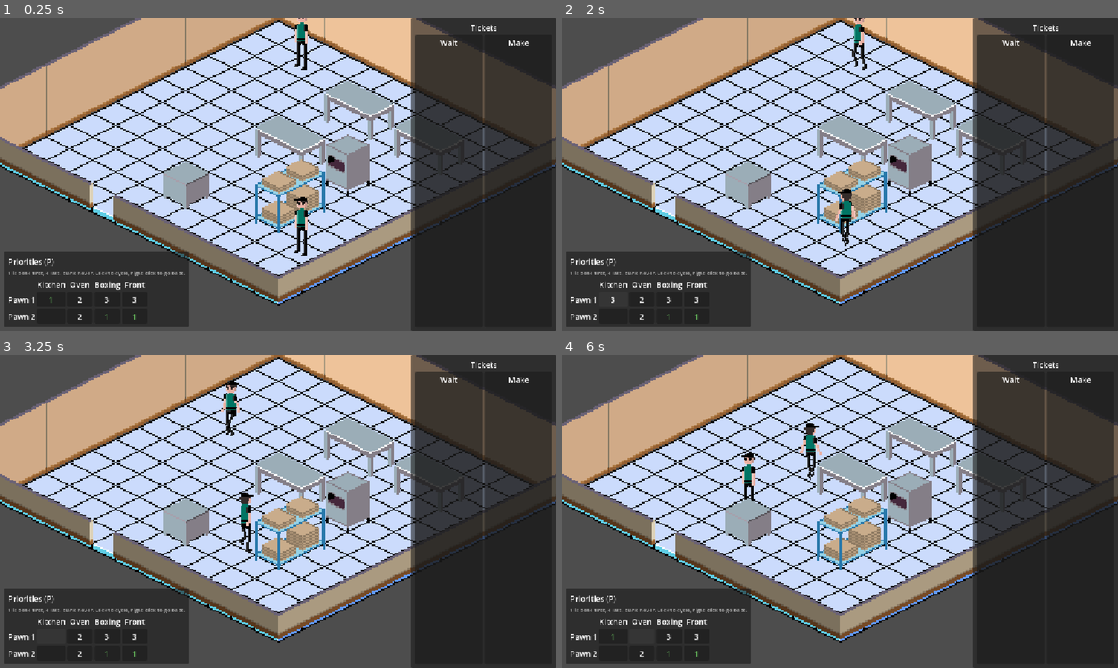
Above: before the commit, frames 1-4 (two rows, left to right).
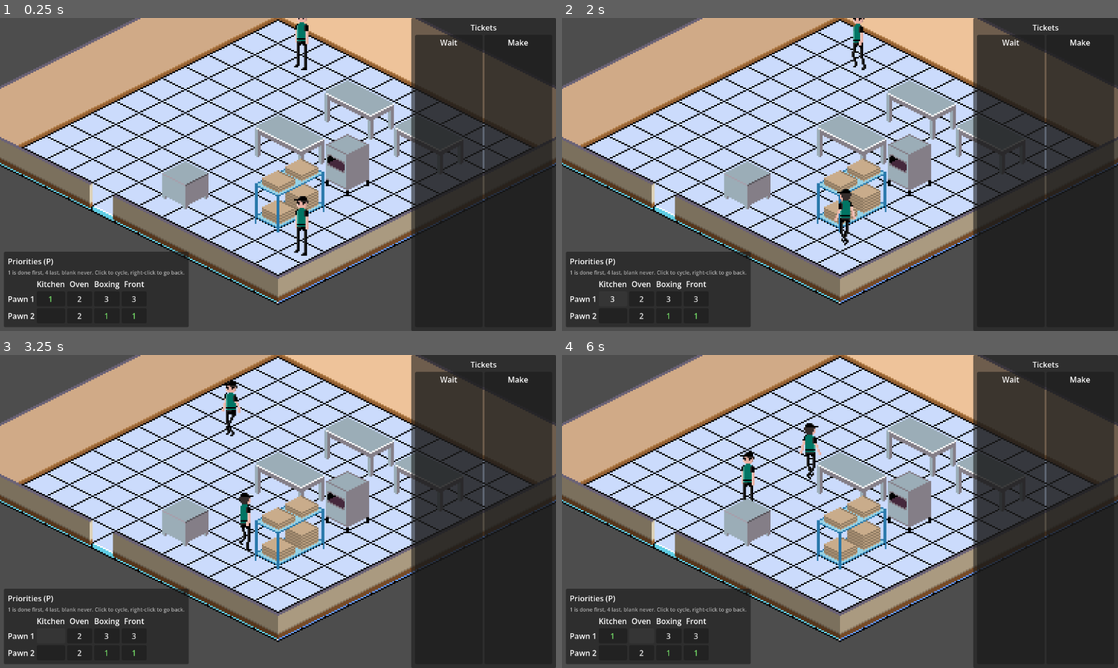
Above: after the commit, the same moments.

Repository: Evil-As-Shit/P-Za
Game: Godot game, scene res://scenes/world/world.tscn
Two runs of this game, one before a commit and one after it. Both use one fixed random seed, a clock stepped at 60 frames per second and the inputs below.
Inputs (mouse positions are in pixels of both pictures, inside the frame that each line leads up to):
- Up to frame 1 (0.25 s): no input
- Up to frame 2 (2 s): click "1" at 0.5 s; click "2" at 1.25 s
- Up to frame 3 (3.25 s): click "3" at 2 s; click "4" at 2.75 s
- Up to frame 4 (6 s): click (612, 636) at 3.52 s; click "2" at 4.25 s; click "3" at 5 s; click "4" at 5.75 s

The runs differ from the first frame. In frame 1, 10% of the frame differs, in the area x 0-100%, y 0-97%; in frame 2, 10%; in frame 3, 10%; in frame 4, 10%.

Commit message:
Pixel-perfect alignment: even-height floor tile, whole-pixel camera and pawns, integer window scaling

Diff:
--- a/project.godot
+++ b/project.godot
@@ -18,6 +18,7 @@
 
 window/stretch/mode="canvas_items"
 window/stretch/aspect="expand"
+window/stretch/scale_mode="integer"
 
 [input]
 
--- a/resources/tilesets/floor_tileset.tres
+++ b/resources/tilesets/floor_tileset.tres
@@ -4,7 +4,7 @@
 
 [sub_resource type="TileSetAtlasSource" id="TileSetAtlasSource_l7ypj"]
 texture = ExtResource("1_5gln0")
-texture_region_size = Vector2i(34, 21)
+texture_region_size = Vector2i(34, 22)
 0:0/0 = 0
 1:0/0 = 0
 2:0/0 = 0
--- a/scenes/pawns/pawn.tscn
+++ b/scenes/pawns/pawn.tscn
@@ -13,7 +13,7 @@
 script = ExtResource("1_pawn")
 
 [node name="Sprite" type="AnimatedSprite2D" parent="."]
-offset = Vector2(0, -20)
+offset = Vector2(0.5, -20)
 sprite_frames = ExtResource("2_frames")
 animation = &"idle_down"
 
--- a/scripts/world/shop_camera.gd
+++ b/scripts/world/shop_camera.gd
@@ -9,6 +9,9 @@
 
 var _zoom_index: int = 0
 var _dragging: bool = false
+## Panning not applied yet. The camera only moves in whole pixels so the art stays on the
+## pixel grid.
+var _pan_remainder: Vector2 = Vector2.ZERO
 
 
 func _ready() -> void:
@@ -20,7 +23,7 @@
 	var direction: Vector2 = Input.get_vector(
 		&"camera_pan_left", &"camera_pan_right", &"camera_pan_up", &"camera_pan_down"
 	)
-	position += direction * pan_speed * delta / zoom.x
+	_pan(direction * pan_speed * delta / zoom.x)
 
 
 func _unhandled_input(event: InputEvent) -> void:
@@ -39,7 +42,15 @@
 
 	var motion := event as InputEventMouseMotion
 	if motion != null and _dragging:
-		position -= motion.relative / zoom.x
+		_pan(-motion.relative / zoom.x)
+
+
+## Moves by `amount`, in whole pixels, carrying the fraction over to the next move.
+func _pan(amount: Vector2) -> void:
+	_pan_remainder += amount
+	var step: Vector2 = _pan_remainder.round()
+	position = position.round() + step
+	_pan_remainder -= step
 
 
 func _change_zoom(steps: int) -> void:
Binary file changed: Assets/Sprites/tile_placeholder.png
Not shown, changed: GDD.md
Not shown, changed: docs/sprite_list.md
